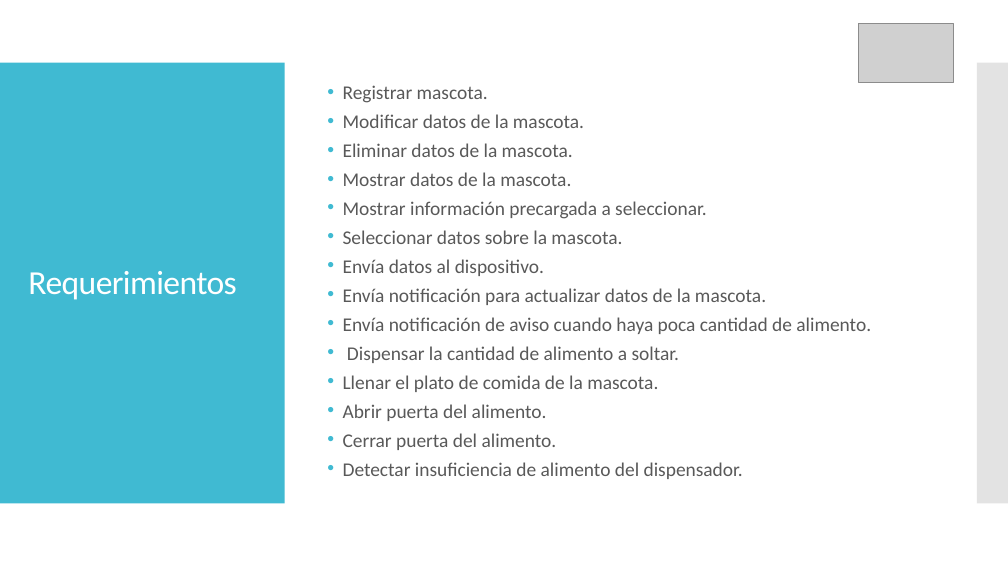
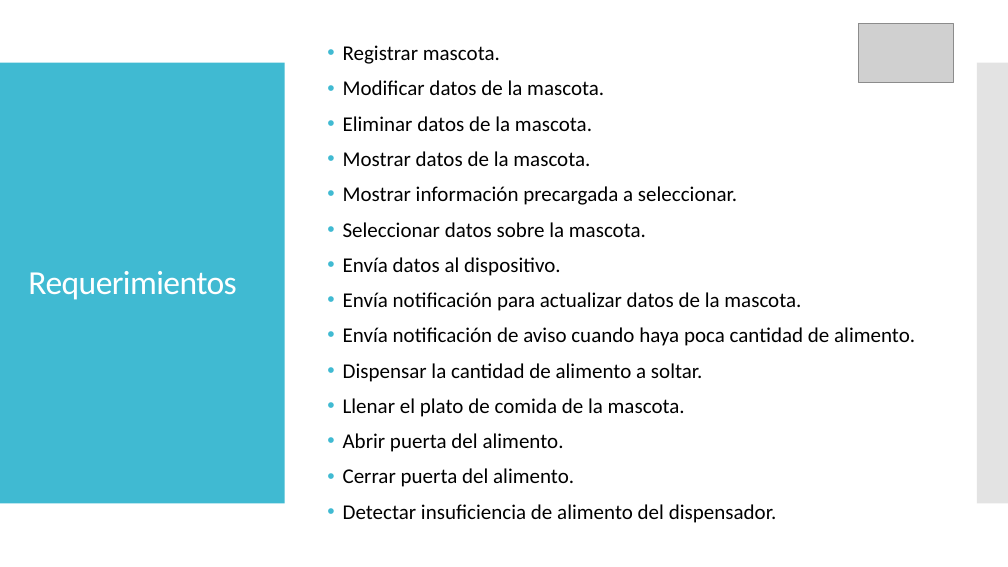
Before and after one commit to AIMtonio/PetSitting, a slide deck: slide 4 of Documents/Documentacion/PET SITTING_MariaLuisa.pptx. Drawn at 1008x567 pixels with LibreOffice and Linux fonts; fonts in the diff are those of the drawing; grey boxes stand for pictures. Boxes give left, top, right and bottom in pixels: in the first picture for what was removed or moved away, otherwise in the second. Text is boxed around its words. In the diff, an @@ line names an element or a change of style, - is before the commit and + after.

```diff
--- a/Documents/Documentacion/PET SITTING_MariaLuisa.pptx
+++ b/Documents/Documentacion/PET SITTING_MariaLuisa.pptx
@@ text "Registrar mascota." at <box>343,45,915,523</box>: size 18.5 to 20 pt, text colour #595959 to #000000; alignment left to justified; line spacing 0.7 to 0.9 @@
```
Also in this commit, not shown: 7 slides added, 4 slides removed.
